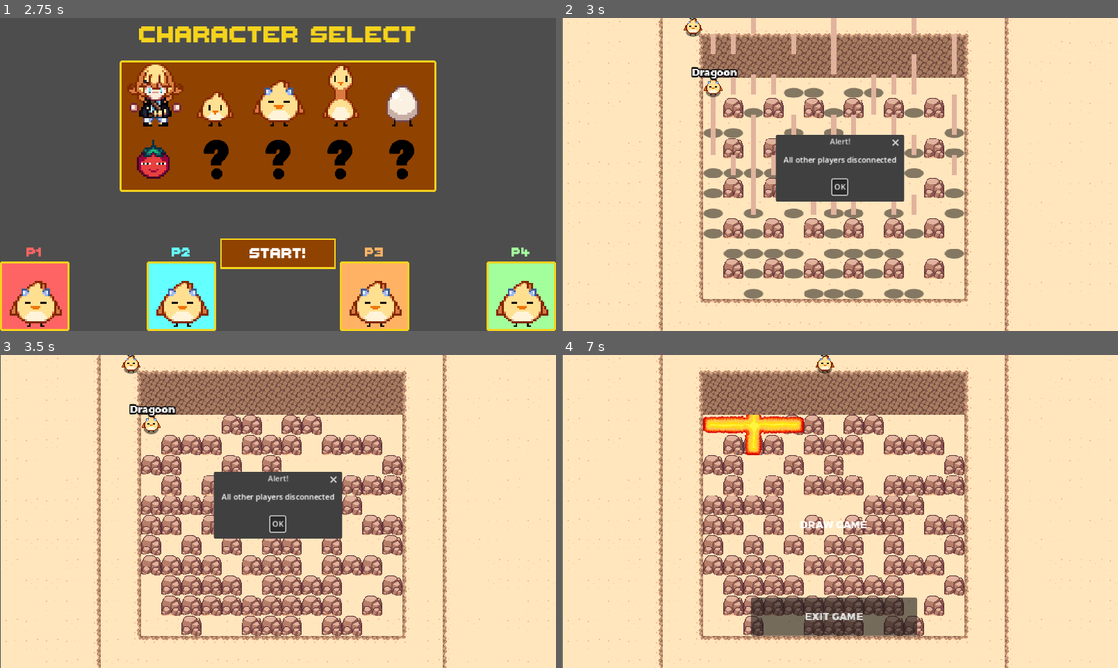
Above: before the commit, frames 1-4 (two rows, left to right).
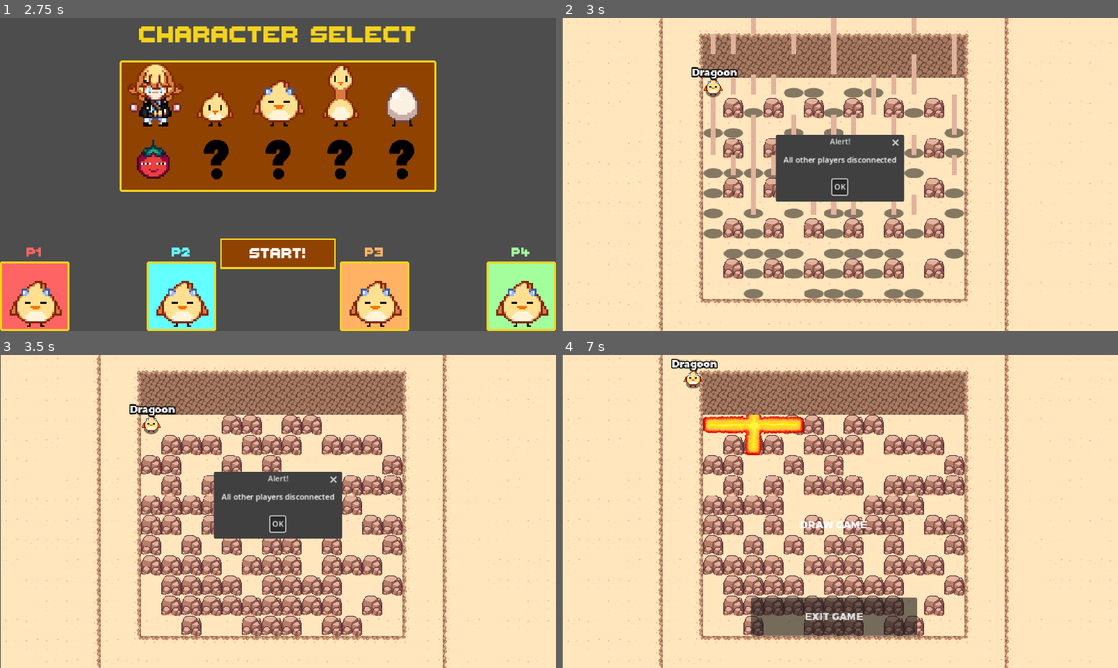
Above: after the commit, the same moments.

Repository: Dragoon-Project-Squad/bomberbird
Game: Godot game, scene res://scenes/main_menu.tscn
The game is run twice, just before and just after one commit, with the same random seed, the same clock (stepped at 60 frames per second) and the same inputs. Sound files missing from this copy of the repository are replaced by a short silence.
Inputs:
- Up to frame 1 (2.75 s): click "Multiplayer" at 0.5 s; click "Host" at 1.25 s; click "READY!" at 2 s
- Up to frame 2 (3 s): click "START!" at 2.75 s
- Up to frame 3 (3.5 s): no input
- Up to frame 4 (7 s): hold D (move_right) 3.53-4.28 s; hold Space (set_bomb) 3.53-4.28 s; hold S (move_down) 4.28-5.03 s; tap Space (set_bomb) at 4.35, 5.85 s; hold D (move_right) 5.03-5.78 s; hold Space (set_bomb) 5.03-5.78 s; hold W (move_up) 5.78-6.53 s; hold A (move_left) from 6.53 s (still down); hold Space (set_bomb) from 6.53 s (still down)

Frame 1 is identical in both runs. In frame 2, 0.1% of the frame differs, in the area x 21-26%, y 0-6%; in frame 3, 0.1%; in frame 4, 0.5%, in the area x 19-49%, y 0-11%.

Commit message:
implemented a spawner that spawn a misobon player of the player that died

Diff:
--- a/scenes/battlegrounds.tscn
+++ b/scenes/battlegrounds.tscn
@@ -2,11 +2,11 @@
 
 [ext_resource type="Script" path="res://scripts/world.gd" id="1_b42q6"]
 [ext_resource type="Script" path="res://scripts/game_ui.gd" id="3_dadsx"]
-[ext_resource type="PackedScene" uid="uid://it7oy2orrn60" path="res://scenes/misobon_player.tscn" id="3_hdd38"]
 [ext_resource type="TileSet" uid="uid://c5k358s71dvg7" path="res://assets/deserttileset.tres" id="3_vcixd"]
 [ext_resource type="Script" path="res://scripts/player_spawner.gd" id="5_2eagj"]
 [ext_resource type="FontFile" uid="uid://knb8u535cfkw" path="res://montserrat.otf" id="5_g2doi"]
 [ext_resource type="Script" path="res://scripts/bomb_spawner.gd" id="6_xje61"]
+[ext_resource type="Script" path="res://scripts/misobon_player_spawner.gd" id="7_7cqae"]
 [ext_resource type="Script" path="res://scripts/powerup_spawner.gd" id="7_87w5t"]
 [ext_resource type="AudioStream" uid="uid://kkul2topsufx" path="res://sound/fx/bombdrop.wav" id="7_cxllj"]
 [ext_resource type="Script" path="res://scenes/unbreakable_spawner.gd" id="9_qqnss"]
@@ -66,10 +66,6 @@
 
 [node name="MisobonPath" type="Path2D" parent="."]
 curve = SubResource("Curve2D_pquxm")
-
-[node name="1" parent="MisobonPath" instance=ExtResource("3_hdd38")]
-position = Vector2(450.844, 16)
-progress = 434.78
 
 [node name="GameUI" type="CanvasLayer" parent="."]
 visible = false
@@ -228,6 +224,10 @@
 spawn_path = NodePath("../Players")
 script = ExtResource("5_2eagj")
 
+[node name="MisobonPlayerSpawner" type="MultiplayerSpawner" parent="."]
+spawn_path = NodePath("../MisobonPath")
+script = ExtResource("7_7cqae")
+
 [node name="BombSpawner" type="MultiplayerSpawner" parent="."]
 spawn_path = NodePath("..")
 script = ExtResource("6_xje61")
--- a/scenes/lobby.tscn
+++ b/scenes/lobby.tscn
@@ -57,6 +57,7 @@
 max_value = 3.0
 
 [node name="Misobon" type="Label" parent="Options"]
+layout_mode = 0
 offset_left = 17.0
 offset_top = 62.0
 offset_right = 185.0
@@ -67,6 +68,7 @@
 vertical_alignment = 1
 
 [node name="MisobonState" type="Button" parent="Options"]
+layout_mode = 0
 offset_left = 156.0
 offset_top = 64.0
 offset_right = 244.0
--- a/scenes/misobon_player.tscn
+++ b/scenes/misobon_player.tscn
@@ -55,7 +55,7 @@
 size_flags_vertical = 0
 theme_override_fonts/font = ExtResource("3_76jcr")
 theme_override_font_sizes/font_size = 16
-text = "Player 1"
+text = "Misobon 1"
 label_settings = SubResource("LabelSettings_aowd5")
 horizontal_alignment = 1
 
--- a/scripts/misobon_player.gd
+++ b/scripts/misobon_player.gd
@@ -42,3 +42,6 @@
 
 	progress += inputs.motion * MOVEMENT_SPEED * delta
 	#TODO update animation
+
+func set_player_name(new_name: String):
+	$label.set_text(new_name)
--- /dev/null
+++ b/scripts/misobon_player_spawner.gd
@@ -0,0 +1,22 @@
+extends MultiplayerSpawner
+
+var misobon_player_scene := preload("res://scenes/misobon_player.tscn")
+#TODO preload AI misobon player
+
+func _init():
+	spawn_function = _spawn_misobon_player
+
+#data is an dict of size 4, with the following types: {player_type: String, spawn_here: float, pid: int, name: string]
+func _spawn_misobon_player(data) -> PathFollow2D:
+	var misobon_player
+	if data.player_type == "human":
+		misobon_player = misobon_player_scene.instantiate()
+	else:
+		print("ups this is not yet implemented. This will likely cause a crash!")
+		pass #TODO instantiate AI misobon player
+	#TODO add spawning animation (likely flying in from the side) either here or in the player itself
+	misobon_player.synced_progress = data.spawn_here
+	misobon_player.name = str(data.pid)
+	misobon_player.set_player_name(data.name)
+
+	return misobon_player
--- a/scripts/player.gd
+++ b/scripts/player.gd
@@ -3,6 +3,7 @@
 const BASE_MOTION_SPEED = 100.0
 const BOMB_RATE = 0.5
 const MAX_BOMBS_OWNABLE = 99
+const MISOBON_RESPAWN_TIME: float = 1.5
 
 @export var synced_position := Vector2()
 @export var stunned = false
@@ -87,6 +88,24 @@
 	self.visible = true #Visible
 	process_mode = PROCESS_MODE_INHERIT
 
+func enter_misobon():
+	if(!has_node("/root/MainMenu") && get_node("/root/Lobby").curr_misobon_state == 0):
+			#in singlayer always just have it on for now (until we have options in sp) and in multiplayer spawn misobon iff its not off
+		return
+
+	#wait some time till spawning the Misobon player. NOTE!: this means everything after this point only is executed after the misobon player is spawned!. TODO fix this
+	await get_tree().create_timer(MISOBON_RESPAWN_TIME).timeout
+
+	get_node("../../MisobonPlayerSpawner").spawn({
+	"player_type": "human",
+	"spawn_here": -20,
+	"pid": str(name).to_int(),
+	"name": get_player_name()
+	 })
+
+
+
+
 func set_player_name(value):
 	$label.set_text(value)
 
@@ -130,6 +149,8 @@
 		is_dead = true
 		#TODO: Knockout Player
 		enter_death_state()
+		enter_misobon()
+
 	else:
 		get_node("anim").play("stunned")
 
